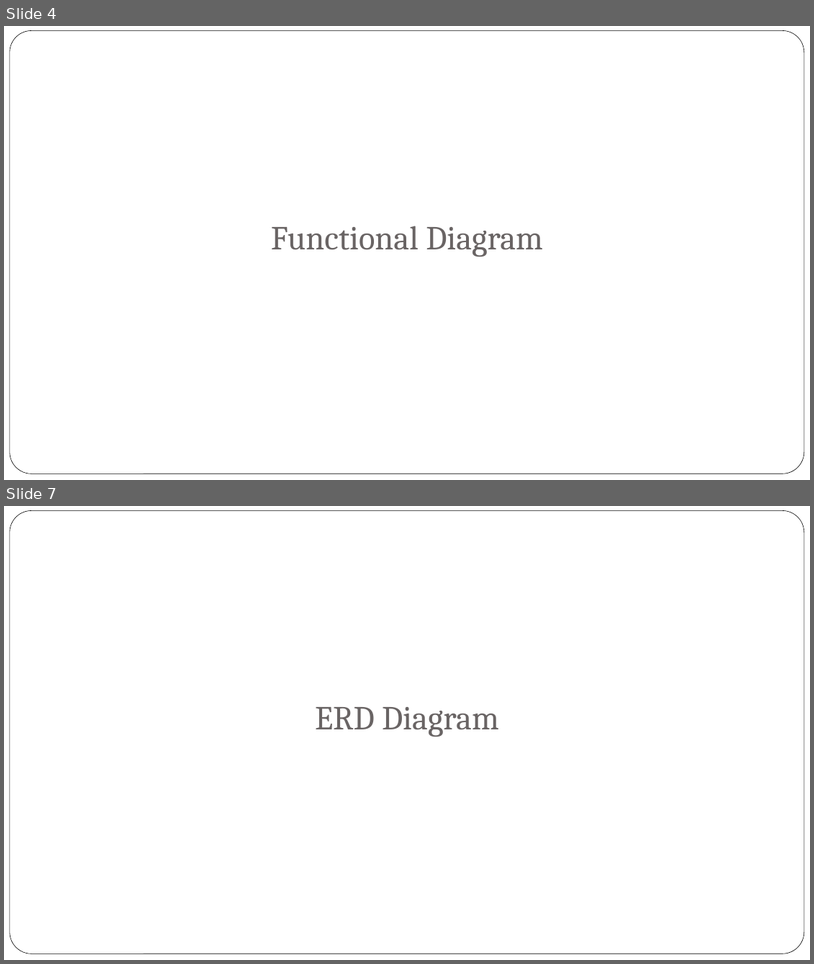
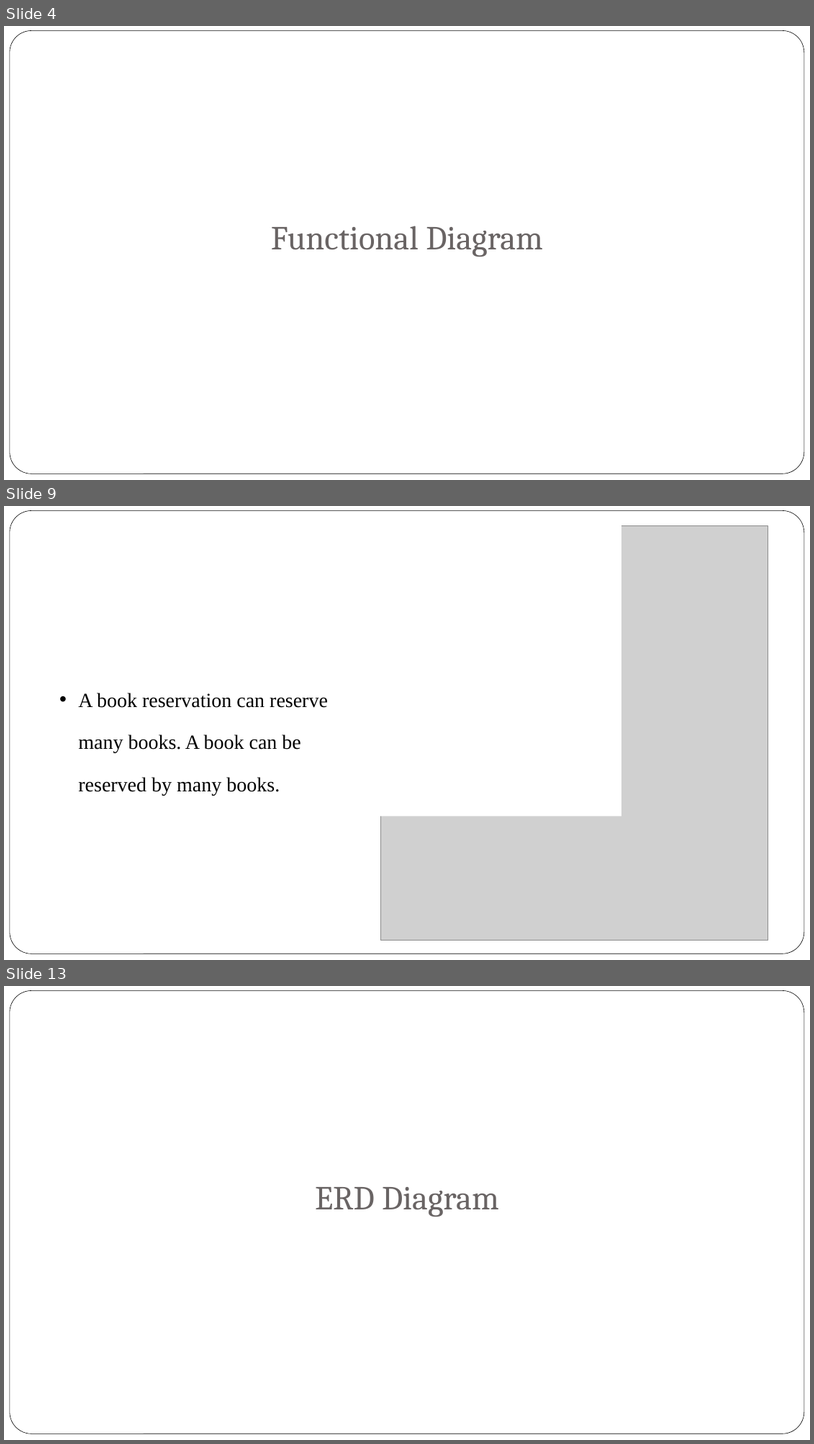
Before and after one commit to jyu1129/Database-Assignment, a slide deck: Presentation/Database Assignment.pptx. Shown one above the other, each under a label of ours: slides 4 and 7 before the commit, slides 4, 9 and 13 after it; the slides between them are not shown. The pictures are 814x964 and 814x1444 pixels, drawn with LibreOffice and Linux fonts; fonts in the diff are those of the drawing; grey boxes stand for pictures; background and template pictures are left out. Boxes give left, top, right and bottom in pixels: in the first picture for what was removed or moved away, otherwise in the second. Text is boxed around its words. In the diff, an @@ line names an element or a change of style, - is before the commit and + after.

```diff
--- a/Presentation/Database Assignment.pptx
+++ b/Presentation/Database Assignment.pptx
@@ slide 9 added at (4,506,810,960), background picture (left out); not listed: 1 template element that a slide beside it also shows @@
@@ rectangle added at (367,521,622,816), fill #FFFFFF @@
@@ picture added at (381,526,768,939) @@
@@ text added at (78,692,328,795), 24 pt, text #000000 @@
+• A book reservation can reserve many books. A book can be reserved by many books.
@@ what was slide 7 is now slide 13 @@
```
Also in this commit, not shown: 1 slide changed, 5 other slides added.
